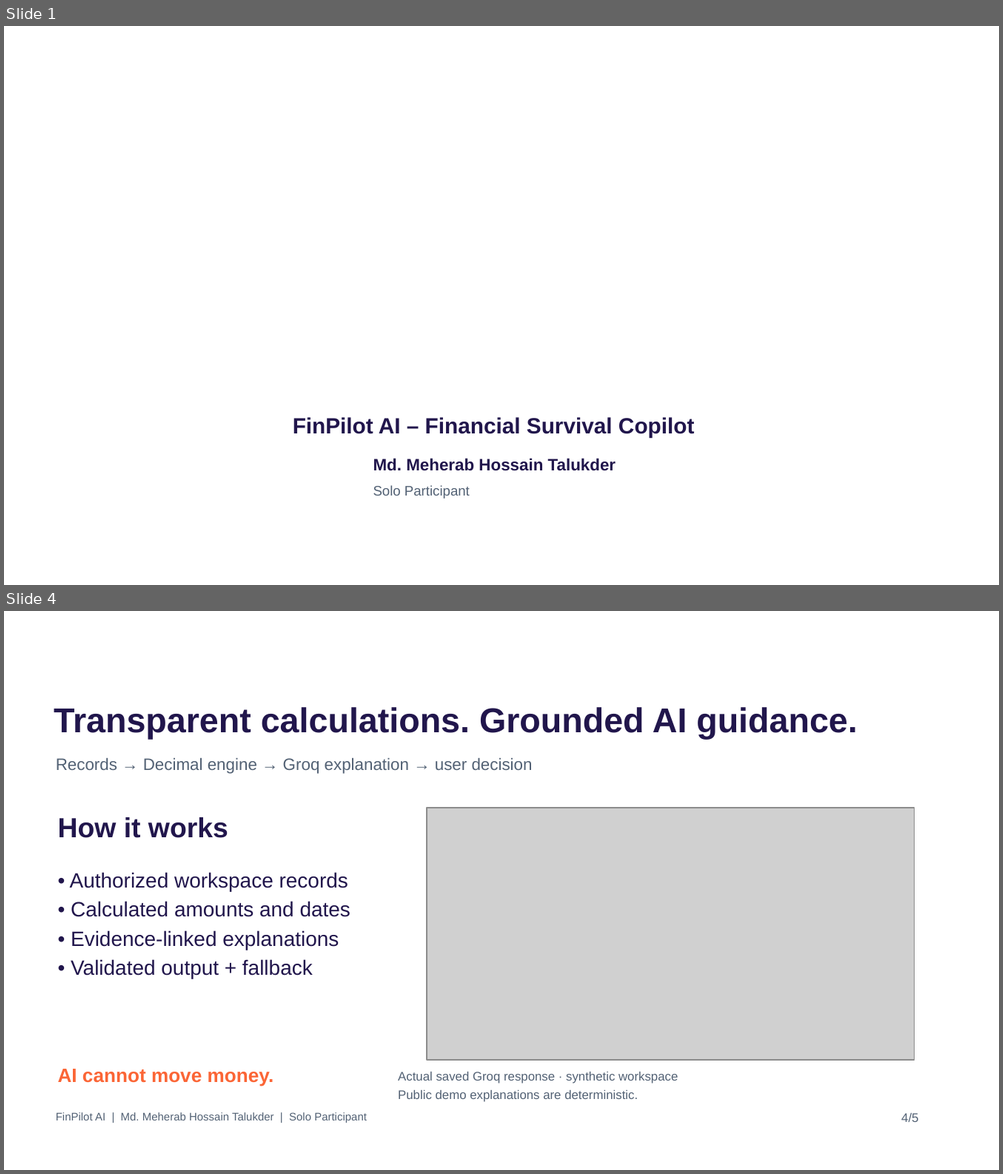
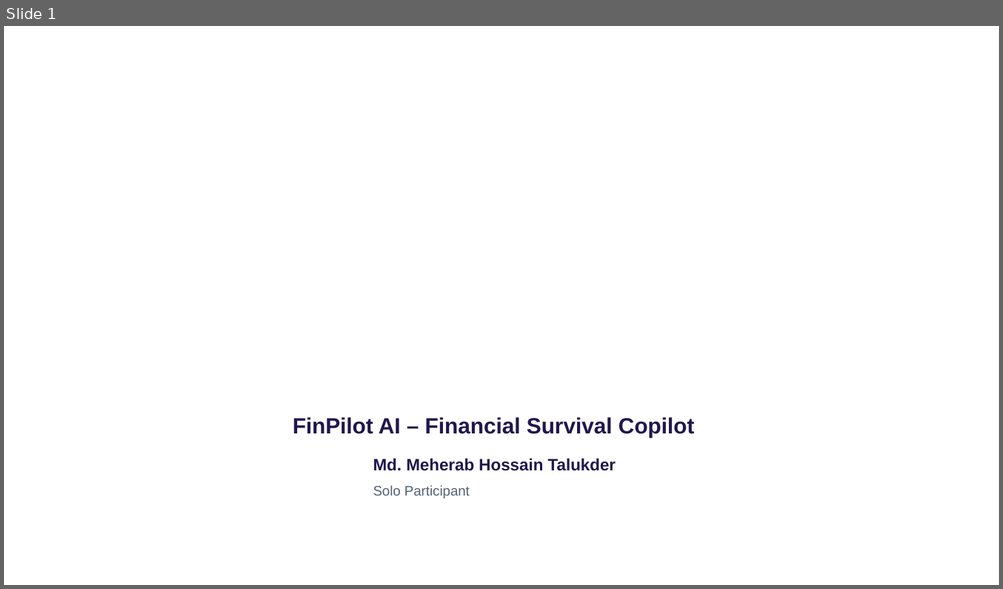
Before and after one commit to meherabmehu/finpilot-ai-sme-copilot, a slide deck: static/submission/FinPilot_AI_Official_Template_3min.pptx. Shown one above the other, each under a label of ours: slides 1 and 4 before the commit, slide 1 after it; the slides between them are not shown. The pictures are 1003x1174 and 1003x589 pixels, drawn with LibreOffice and Linux fonts; fonts in the diff are those of the drawing; grey boxes stand for pictures; background and template pictures are left out. Boxes give left, top, right and bottom in pixels: in the first picture for what was removed or moved away, otherwise in the second. Text is boxed around its words. In the diff, an @@ line names an element or a change of style, - is before the commit and + after.

```diff
--- a/static/submission/FinPilot_AI_Official_Template_3min.pptx
+++ b/static/submission/FinPilot_AI_Official_Template_3min.pptx
@@ slide 4 removed at (4, 611, 999, 1170), background picture (left out) @@
@@ text removed at (54, 707, 856, 740) @@
-Transparent calculations. Grounded AI guidance.
@@ text removed at (56, 758, 532, 774) @@
-Records → Decimal engine → Groq explanation → user decision
@@ picture removed at (427, 808, 914, 1060) @@
@@ text removed at (58, 817, 228, 838) @@
-How it works
@@ text removed at (70, 872, 350, 979) @@
-• Authorized workspace records
-• Calculated amounts and dates
-• Evidence-linked explanations
-• Validated output + fallback
@@ text removed at (58, 1069, 274, 1087) @@
-AI cannot move money.
@@ text removed at (398, 1072, 677, 1102) @@
-Actual saved Groq response · synthetic workspace
-Public demo explanations are deterministic.
@@ text removed at (56, 1113, 367, 1123) @@
-FinPilot AI | Md. Meherab Hossain Talukder | Solo Participant
@@ text removed at (901, 1113, 918, 1122) @@
-4/5
```
Also in this commit, not shown: 1 slide changed, 2 slides added, 2 other slides removed, 5 other files.
